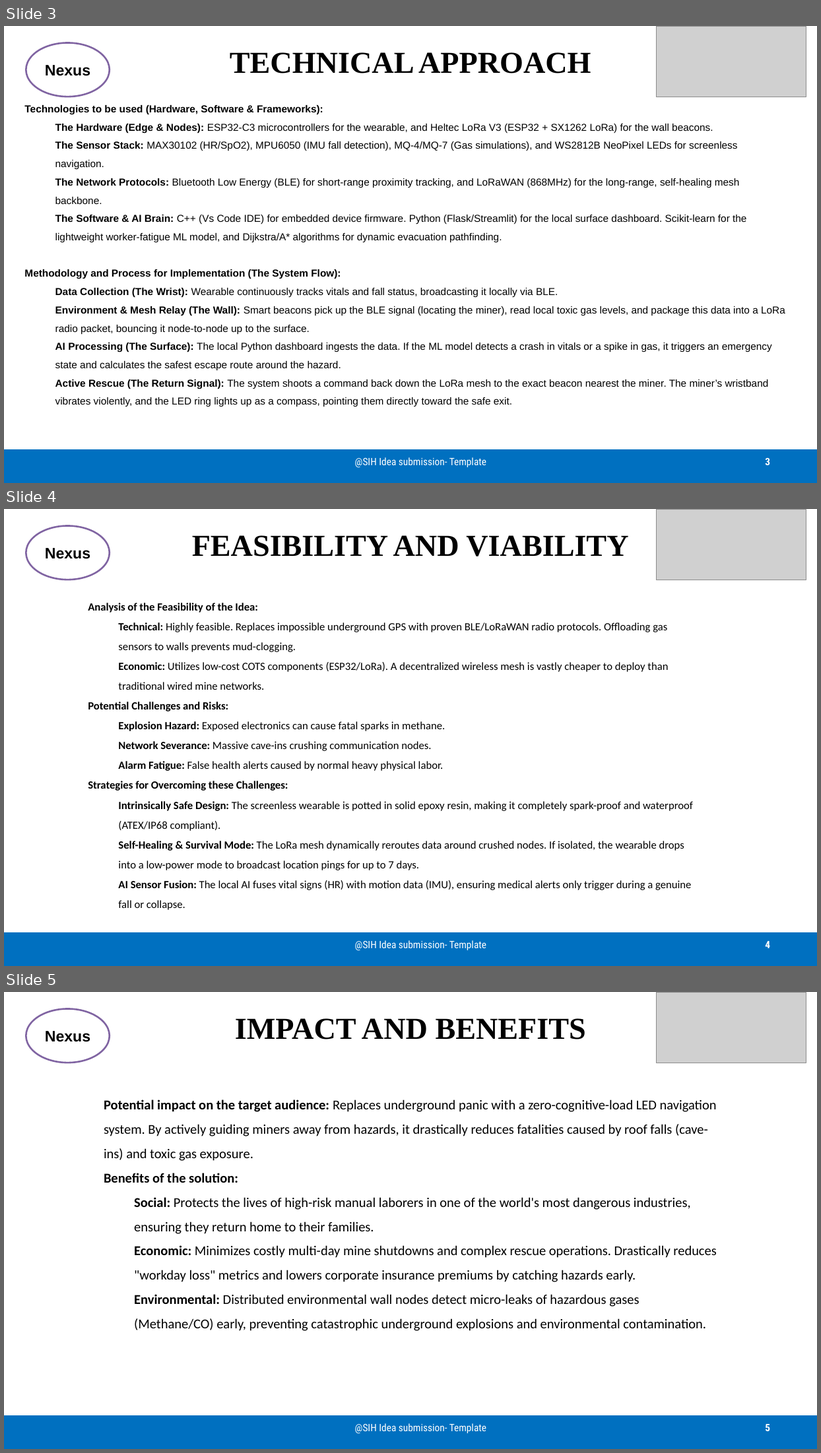
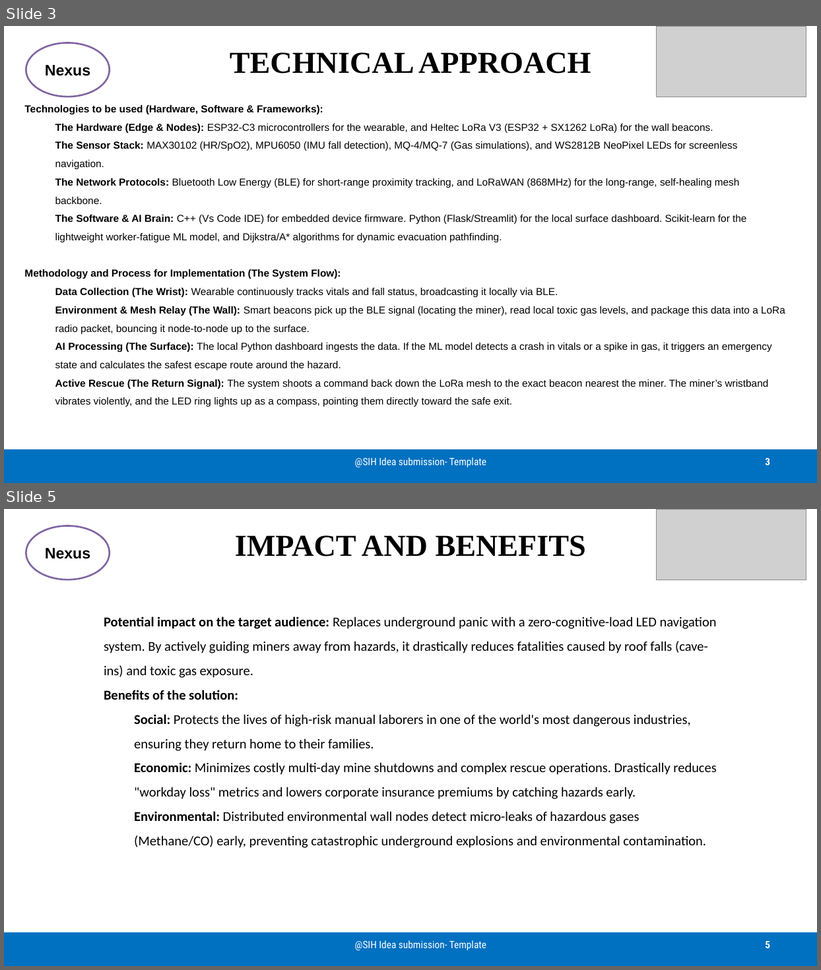
Before and after one commit to parthivpc/SIH26-A0H-T278, a slide deck: share/SIH26-A0H-T278-SIH26239_Presentation.pptx. Shown one above the other, each under a label of ours: slides 3, 4 and 5 before the commit, slides 3 and 5 after it; the slides between them are not shown. The pictures are 821x1453 and 821x970 pixels, drawn with LibreOffice and Linux fonts; fonts in the diff are those of the drawing; grey boxes stand for pictures. Boxes give left, top, right and bottom in pixels: in the first picture for what was removed or moved away, otherwise in the second. Text is boxed around its words. In the diff, an @@ line names an element or a change of style, - is before the commit and + after.

```diff
--- a/share/SIH26-A0H-T278-SIH26239_Presentation.pptx
+++ b/share/SIH26-A0H-T278-SIH26239_Presentation.pptx
@@ slide 4 removed at [4,509,817,966], background #FFFFFF @@
@@ ellipse removed at [26,526,110,580] @@
-Nexus
@@ picture removed at [657,509,807,580] @@
@@ title removed at [192,535,628,557] @@
-FEASIBILITY AND VIABILITY
@@ text removed at [88,603,693,910] @@
-Analysis of the Feasibility of the Idea:
-  Technical: Highly feasible. Replaces impossible underground GPS with proven BLE/LoRaWAN radio protocols. Offloading gas sensors to walls prevents mud-clogging.
-  Economic: Utilizes low-cost COTS components (ESP32/LoRa). A decentralized wireless mesh is vastly cheaper to deploy than traditional wired mine networks.
-Potential Challenges and Risks:
-  Explosion Hazard: Exposed electronics can cause fatal sparks in methane.
-  Network Severance: Massive cave-ins crushing communication nodes.
-  Alarm Fatigue: False health alerts caused by normal heavy physical labor.
-Strategies for Overcoming these Challenges:
-  Intrinsically Safe Design: The screenless wearable is potted in solid epoxy resin, making it completely spark-proof and waterproof (ATEX/IP68 compliant).
-  Self-Healing & Survival Mode: The LoRa mesh dynamically reroutes data around crushed nodes. If isolated, the wearable drops into a low-power mode to broadcast location pings for up to 7 days.
-  AI Sensor Fusion: The local AI fuses vital signs (HR) with motion data (IMU), ensuring medical alerts only trigger during a genuine fall or collapse.
@@ rectangle removed at [4,933,817,966] @@
@@ text removed at [355,941,486,951] @@
-@SIH Idea submission- Template
@@ page number removed at [765,941,770,949] @@
-4
```
Also in this commit, not shown: 2 slides added, 1 other slide removed.
